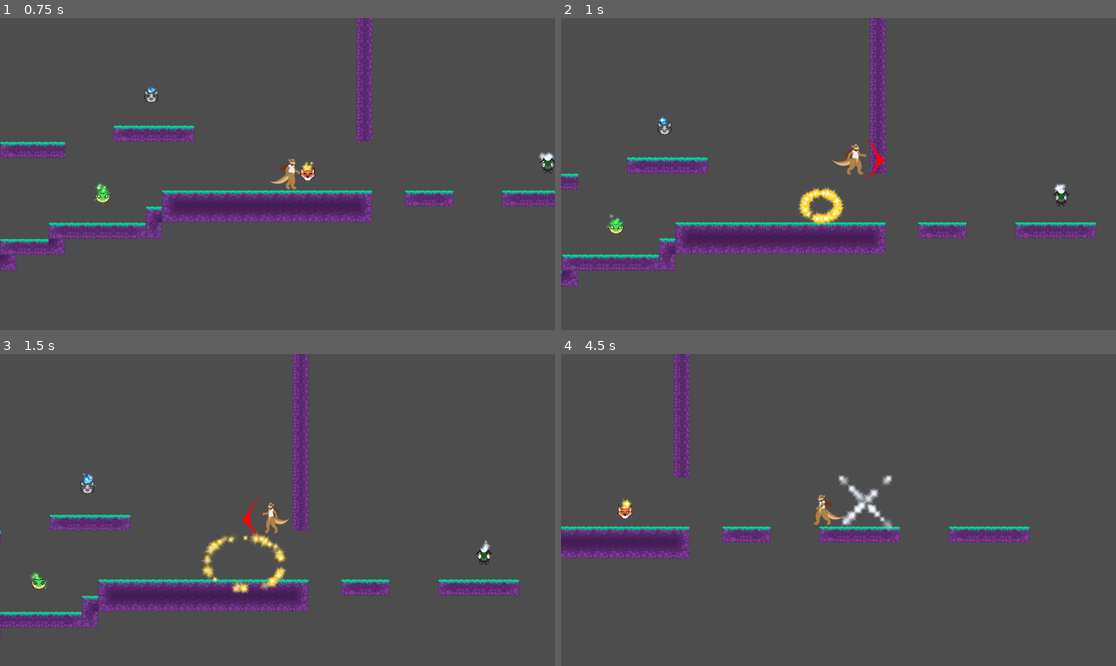
Above: before the commit, frames 1-4 (two rows, left to right).
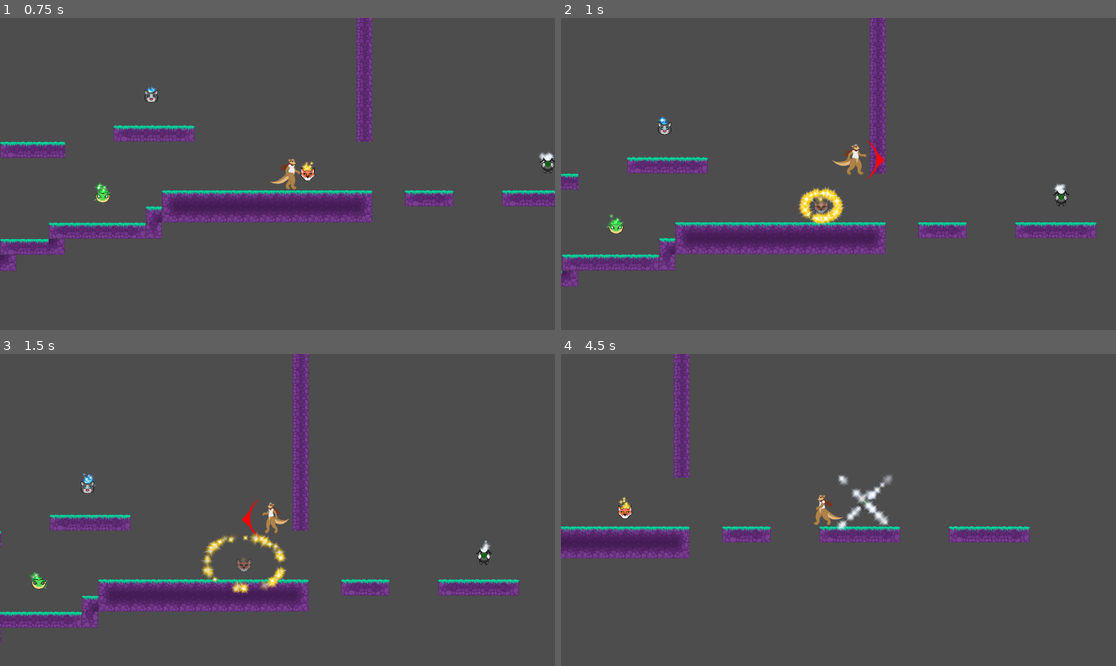
Above: after the commit, the same moments.

Repository: CE-Studio/2gg-2025
Game: Godot game, scene res://scenes/test.tscn
Two runs of this game, one before a commit and one after it. Both use one fixed random seed, a clock stepped at 60 frames per second and the inputs below. The project has no main scene, so this scene is started directly. The engine's default icon, where the game draws it, is replaced by a stand-in: a white triangle on a blue panel in a dark square.
Inputs (mouse positions are in pixels of both pictures, inside the frame that each line leads up to):
- Up to frame 1 (0.75 s): tap Enter (game_dia_next) at 0.5 s; move the mouse to (399, 158) at 0.52 s; hold D (game_right) from 0.53 s (still down); click (399, 158) at 0.6 s
- Up to frame 2 (1 s): keep holding D (game_right); tap W (game_jump) at 0.77 s
- Up to frame 3 (1.5 s): move the mouse to (166, 525) at 1.27 s; release D (game_right) at 1.28 s; hold A (game_left) from 1.28 s (still down); tap Enter (game_dia_next) at 1.35 s
- Up to frame 4 (4.5 s): tap W (game_jump) at 1.52, 3.02, 3.77 s; move the mouse to (894, 441) at 2.02 s; release A (game_left) at 2.03 s; hold D (game_right) 2.03-3.53 s; click (894, 441) at 2.1 s; move the mouse to (810, 572) at 2.77 s; tap Enter (game_dia_next) at 2.85, 4.35 s; move the mouse to (1005, 556) at 3.52 s; hold A (game_left) from 3.53 s (still down); click (1005, 556) at 3.6 s; move the mouse to (672, 463) at 4.27 s

Frame 1 is identical in both runs. In frame 2, less than 0.1% of the frame differs, in the area x 45-49%, y 56-63%; in frame 3, less than 0.1%; in frame 4, 0.5%, in the area x 10-60%, y 38-57%.

Commit message:
Masks visible when deactivated

Diff:
--- a/scripts/mask.gd
+++ b/scripts/mask.gd
@@ -14,7 +14,9 @@
 var can_grab:bool = true:
 	set(value):
 		if can_grab != value:
-			modulate.a = 1.0 if value else 0.0
+			modulate.a = 1.0 if value else 0.4
+			eyes.visible = true if value else false
+			particles.emitting = true if value else false
 			box.set_deferred(&"disabled", not value)
 		can_grab = value
 var spawn_particles:PackedScene
